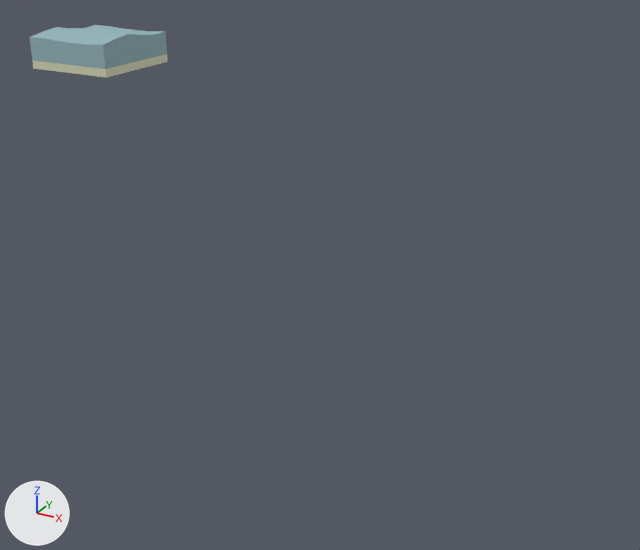
Two versions of the FBX model Assets/Models/Море светлое.fbx, one commit apart.
The view is the same before and after, from a 50 mm lens placed at (0.0246, -0.0971, 0.0654), pointed at (-0.0428, 0.0254, 0.0042). The axes (+X, +Y, +Z) are drawn at lower left. The lights are the same throughout.

In view in the first picture: 'база_светлое_море'.
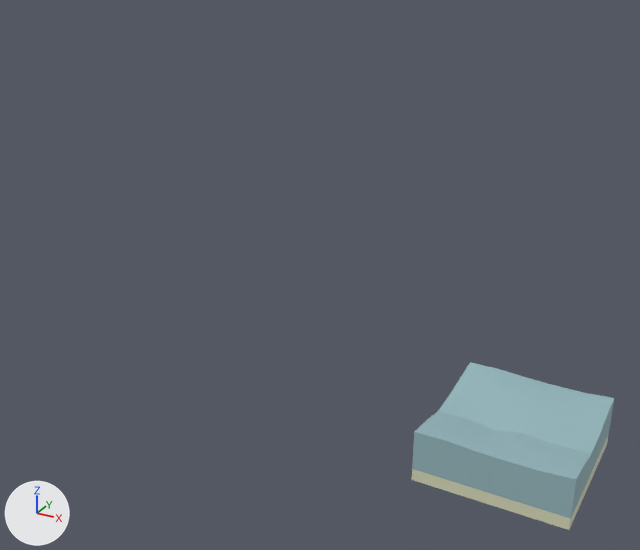
The newer file adds a shape key; the second version is drawn at full value of the shape key 'фаза750_свет1' of 'LightSea', and the change is written as the vertex moves it makes.

Location of each change, [x1, y1, x2, y2] in pixels of the pictures (640 x 550 px; the box of a moved part takes in the faces that stretch with it):
'база_светлое_море', reshaped, moved, turned, rescaled: before [29, 25, 168, 78]; after [412, 362, 614, 530]
part 1 of me_mesh, moved or reshaped: before [60, 27, 139, 35]; after [438, 385, 599, 454]
part 2 of me_mesh, moved or reshaped: before [31, 27, 127, 45]; after [414, 412, 591, 479]
part 3 of me_mesh, moved or reshaped: before [29, 26, 151, 69]; after [412, 369, 583, 518]

Diff of the bpy script that builds the scene:
```diff
--- a/Assets/Models/Море светлое.fbx.py
+++ b/Assets/Models/Море светлое.fbx.py
@@ me_mesh @@
 # used by ob_база_светлое_море; location = (-0.11, 0.05, 0.0337); rotation_euler = (1.571, 0.0, 0.0), in degrees (90, 0, 0); scale = (0.01, 0.01, 0.01)
-me_mesh.from_pydata(...)  # 48 vertices, 36 faces; spans x -1.0..1.0, y -0.38..0.39, z -1.0..1.0
+me_mesh.from_pydata(...)  # 48 vertices, 36 faces; spans x -1.0..1.0, y -0.38..0.36, z -1.0..1.0
+# me_mesh part 1: all 6 vertices in x -1.0..1.0, y 0.31..0.36, z -0.2..-0.14 are moved by (0.0, -0.08, 0.0)
+# me_mesh part 2: all 6 vertices in x -1.0..1.0, y 0.31..0.34, z 0.48..0.6 are moved by (0.0, -0.05, 0.0)
+# me_mesh part 3: 16 of the vertices in x -1.0..1.0, y 0.24..0.28, z -1.0..1.0 are moved by (0.0, 0.07, 0.0)
 me_mesh.materials.append(mat_pasted__pasted__new_water23)
@@ ob_база_светлое_море @@
 ob_база_светлое_море = bpy.data.objects.new('база_светлое_море', me_mesh)
-ob_база_светлое_море.location = (-0.11, 0.05, 0.0337)
-ob_база_светлое_море.rotation_euler = (1.571, 0.0, 0.0)  # degrees (90, 0, 0)
-ob_база_светлое_море.scale = (0.01, 0.01, 0.01)
+ob_база_светлое_море.parent = ob_lightsea__container
+ob_база_светлое_море.location = (0.0, 0.0, 0.0)
@@ ob_lightsea__container @@
+ob_lightsea__container = bpy.data.objects.new('LightSea__container', None)
+ob_lightsea__container.location = (0.0, 0.0, 0.0)
+ob_lightsea__container.rotation_euler = (1.571, 0.0, 0.0)  # degrees (90, 0, 0)
+ob_lightsea__container.scale = (0.01, 0.01, 0.01)
```
